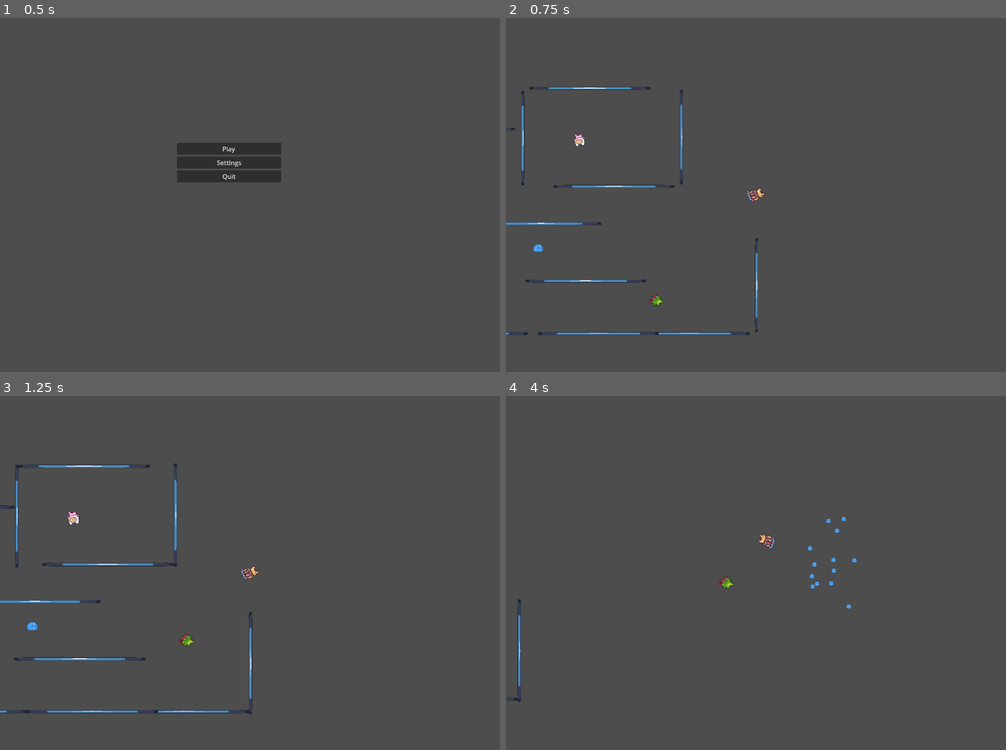
Above: before the commit, frames 1-4 (two rows, left to right).
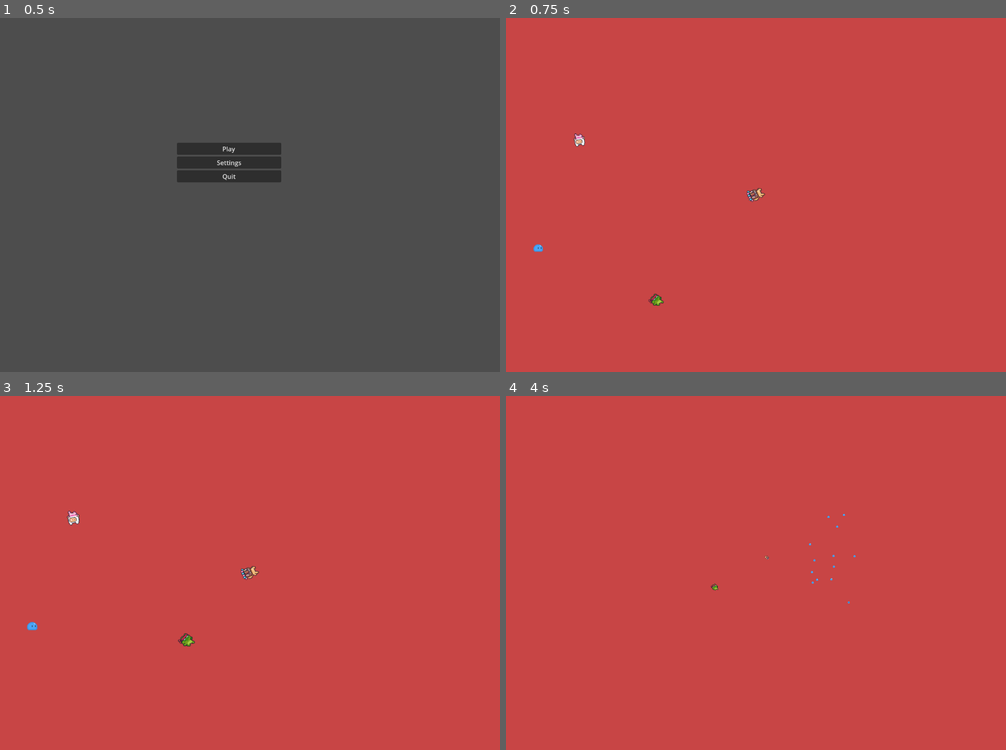
Above: after the commit, the same moments.

Repository: ArthurPesi/fundjogos
Game: Godot game, scene res://scenes/main_menu.tscn
The game is run twice, just before and just after one commit, with the same random seed, the same clock (stepped at 60 frames per second) and the same inputs. The engine's default icon, where the game draws it, is replaced by a stand-in: a white triangle on a blue panel in a dark square.
Inputs (mouse positions are in pixels of both pictures, inside the frame that each line leads up to):
- Up to frame 1 (0.5 s): no input
- Up to frame 2 (0.75 s): click "Play" at 0.5 s
- Up to frame 3 (1.25 s): no input
- Up to frame 4 (4 s): move the mouse to (866, 555) at 1.27 s; press the mouse at (866, 555) at 1.28 s; hold D (right) 1.28-2.03 s; move the mouse to (656, 590) at 2.02 s; release the mouse at (656, 590) at 2.03 s; hold S (down) 2.03-2.78 s; tap Space (get_weapon) at 2.1, 3.6 s; move the mouse to (806, 495) at 2.77 s; press the mouse at (806, 495) at 2.78 s; hold D (right) 2.78-3.53 s; move the mouse to (731, 643) at 3.52 s; release the mouse at (731, 643) at 3.53 s; hold W (up) from 3.53 s (still down)

Frame 1 is identical in both runs. In frame 2, 100% of the frame differs, in the area x 0-100%, y 0-100%; in frame 3, 100%; in frame 4, 100%.

Commit message:
changed background and wall colors

Diff:
--- a/enemy_holder.gd
+++ b/enemy_holder.gd
@@ -1,4 +1,12 @@
 extends Node2D
+
+const colors = [
+	[169, 34, 34, 255]
+]
+var curr_level = 0
+
+func get_level_color():
+	return Color.from_rgba8(colors[curr_level][0],colors[curr_level][1],colors[curr_level][2],colors[curr_level][3])
 
 
 func _ready():
@@ -6,6 +14,8 @@
 	for N in get_children():
 		var sprite = N.get_node("Sprite")
 		tween.tween_property(sprite, "scale", sprite.get_scale(), 0.2).from(Vector2.ZERO)
+		if N.is_in_group("obstacle"):
+			sprite.modulate = get_level_color()
 
 
 func reset_screen():
--- a/player.gd
+++ b/player.gd
@@ -22,7 +22,7 @@
 @onready var bullet = preload("res://bullet_good.tscn")
 var timer_weapon = 0
 
-const MORTAL = false
+const MORTAL = true
 
 signal player_dead
 
--- a/scenario/wall.tscn
+++ b/scenario/wall.tscn
@@ -1,15 +1,15 @@
 [gd_scene load_steps=3 format=3 uid="uid://pap0k0mi1h0h"]
 
-[ext_resource type="Texture2D" uid="uid://dhg0uc4dxqgrw" path="res://icon.svg" id="1_xxgf6"]
+[ext_resource type="Texture2D" uid="uid://birpd5jaasuom" path="res://Assets 2D/wallpaper.png" id="1_mpffm"]
 
 [sub_resource type="RectangleShape2D" id="RectangleShape2D_y4f30"]
 
 [node name="StaticBody2D" type="StaticBody2D" groups=["obstacle"]]
 
 [node name="Sprite" type="Sprite2D" parent="."]
-position = Vector2(-1.90735e-06, -1.90735e-06)
-scale = Vector2(0.15625, 0.15625)
-texture = ExtResource("1_xxgf6")
+position = Vector2(4.76837e-07, 4.76837e-07)
+scale = Vector2(0.5, 0.5)
+texture = ExtResource("1_mpffm")
 
 [node name="CollisionShape2D" type="CollisionShape2D" parent="." groups=["obstacle"]]
 shape = SubResource("RectangleShape2D_y4f30")
--- a/scenes/level.gd
+++ b/scenes/level.gd
@@ -7,6 +7,11 @@
 var RANDOM_SHAKE_STRENGTH: float = 30.0
 var SHAKE_DECAY_RATE: float = 3.0
 
+const colors = [
+	[200, 69, 69, 255]
+]
+
+var curr_level = 0
 
 var noise_i: float = 0.0
 @onready var rand = RandomNumberGenerator.new()
@@ -17,8 +22,13 @@
 @onready var pause_menu = get_node("player/Camera2D/pause_menu")
 @onready var enemy_holder: Node2D = $EnemyHolder
 @onready var navigation_region: NavigationRegion2D = $NavigationRegion2D
+@onready var background: Sprite2D = $player/Camera2D/background
+
+func get_level_color():
+	return Color.from_rgba8(colors[curr_level][0],colors[curr_level][1],colors[curr_level][2],colors[curr_level][3])
 
 func _ready() -> void:
+	RenderingServer.set_default_clear_color(get_level_color())
 	Engine.time_scale = 1
 	rand.randomize()
 	noise.seed = rand.randi()
--- a/scenes/scene_2d.tscn
+++ b/scenes/scene_2d.tscn
@@ -6,6 +6,8 @@
 [ext_resource type="PackedScene" uid="uid://cy8f7mgxlxt4j" path="res://enemies/shotgun_enemy.tscn" id="4_wei22"]
 [ext_resource type="PackedScene" uid="uid://b7vrt7ai8o8kh" path="res://enemies/uzi_enemy.tscn" id="5_0ha08"]
 [ext_resource type="PackedScene" uid="uid://b733t0yxb3u2m" path="res://scenes/pause_menu.tscn" id="5_1b6wp"]
+[ext_resource type="Script" uid="uid://cjo0x1xf2v07o" path="res://scenes/camera.gd" id="5_3grkl"]
+[ext_resource type="Texture2D" uid="uid://birpd5jaasuom" path="res://Assets 2D/wallpaper.png" id="6_3gq2v"]
 [ext_resource type="PackedScene" uid="uid://cndqoexpjktaj" path="res://enemy_holder.tscn" id="6_hmmf6"]
 [ext_resource type="PackedScene" uid="uid://c2bytskoefweb" path="res://enemies/revolver_enemy.tscn" id="6_qcrin"]
 [ext_resource type="PackedScene" uid="uid://pap0k0mi1h0h" path="res://scenario/wall.tscn" id="7_0ha08"]
@@ -92,6 +94,7 @@
 zoom = Vector2(1.35, 1.35)
 position_smoothing_enabled = true
 position_smoothing_speed = 3.0
+script = ExtResource("5_3grkl")
 
 [node name="pause_menu" parent="player/Camera2D" instance=ExtResource("5_1b6wp")]
 visible = false
@@ -99,6 +102,13 @@
 offset_top = -311.0
 offset_right = -571.0
 offset_bottom = -311.0
+
+[node name="background" type="Sprite2D" parent="player/Camera2D"]
+visible = false
+z_index = -1
+z_as_relative = false
+scale = Vector2(32, 22)
+texture = ExtResource("6_3gq2v")
 
 [node name="EnemyHolder" parent="." instance=ExtResource("6_hmmf6")]
 
Not shown: 1 places in scenes/scene_2d.tscn that only renumber resources
